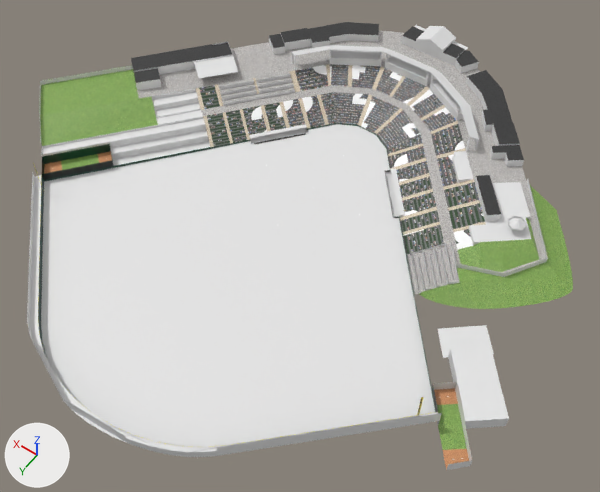
The Blender file lp_frans_stadium/lp_frans_stadium.blend as it was, and as the next commit left it.
Camera for both pictures: a 50 mm camera at (-105.5, 173.9, 208.3) aimed at (-8.5, 38.1, -5.0). Every picture has the same lights, and +X, +Y and +Z are marked at lower left. The older version comes first.

The first picture shows 'Stadium'.
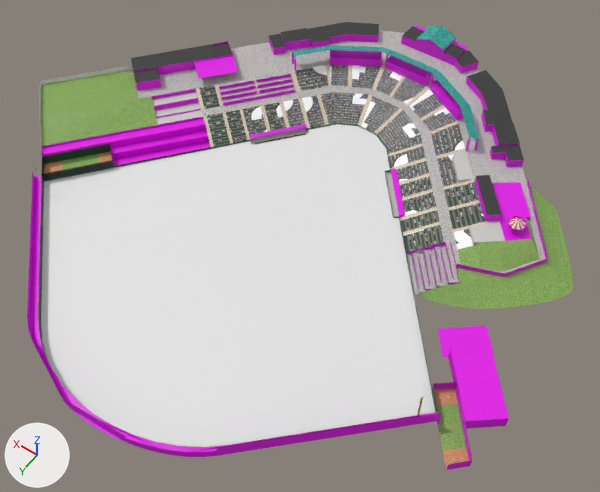
Boxes [x1, y1, x2, y2] around the edits, measured in the pictures (600 x 492 px):
'Stadium', recoloured (white to pink)
    both: [27, 25, 551, 470]
part 1 of me_mesh, reshaped
    before: [436, 216, 526, 288]
    after: [406, 216, 526, 288]
part 2 of me_mesh, recoloured
    both: [152, 92, 505, 291]
part 3 of me_mesh, recoloured
    both: [292, 26, 479, 140]

Edits to the bpy script that builds the scene:
```text
Add img_metal_roof_png:
    img_metal_roof_png = load_image('Metal Roof.png', 'textures/Metal Roof.png', 1536, 1024, 'sRGB')
Add img_red_canvas_png:
    img_red_canvas_png = load_image('Red Canvas.png', 'textures/Red Canvas.png', 1536, 1024, 'sRGB')
Add img_white_canvas_png:
    img_white_canvas_png = load_image('White Canvas.png', 'textures/White Canvas.png', 1536, 1024, 'sRGB')
Change mat_placeholder:
    mat_placeholder.base_color: (0.8, 0.8, 0.8) -> (0.757, 0.000339, 0.8)  # white #e7e7e7 -> pink #e201e7
Add mat_metal_roof:
    mat_metal_roof = principled_material('Metal Roof')
    mat_metal_roof.texture = img_metal_roof_png
Add mat_red_canvas:
    mat_red_canvas = principled_material('Red Canvas')
    mat_red_canvas.texture = img_red_canvas_png
Add mat_white_canvas:
    mat_white_canvas = principled_material('White Canvas')
    mat_white_canvas.texture = img_white_canvas_png
Change me_mesh:
    used by ob_stadium; location = (-51.4, 35.3, 0.0); rotation_euler = (0.0, 0.0, 0.785), in degrees (0, 0, 45)
    remove me_mesh.from_pydata(...)  # 1814 vertices, 943 faces, 11 loose edges; spans x -51.0..116.0, y -120.0..55.0, z -1.0..15.0
    add me_mesh.from_pydata(...)  # 1827 vertices, 956 faces, 12 loose edges; spans x -51.0..116.0, y -120.0..55.0, z -1.0..15.0
    me_mesh part 1
    1 vertex is removed from x -12.0, y -12.0, z 7.0
    21 faces are deleted
    14 vertices are added at x -36.0..1.0, y -17.0..-12.0, z 1.0..10.0
    1 loose edge is added
    1 new face joins them, mat_concrete (picture img_concrete_png)
    16 new faces join them, mat_placeholder (pink #e201e7)
    1 new face joins them, mat_grass (picture img_grass_no_pattern_png)
    8 new faces join them, mat_white_canvas (picture img_white_canvas_png)
    8 new faces join them, mat_red_canvas (picture img_red_canvas_png)
    me_mesh part 2: 66 faces spanning x -29.0..75.0, y -96.0..0.0, z -1.0..8.0 switch from mat_placeholder (white #e7e7e7) to mat_concrete (picture img_concrete_png)
    me_mesh part 3: 25 faces spanning x -39.0..23.0, y -111.0..-49.0, z 12.0..15.0 switch from mat_placeholder (white #e7e7e7) to mat_metal_roof (picture img_metal_roof_png)
    add me_mesh.materials.append(mat_white_canvas)  # picture img_white_canvas_png
    add me_mesh.materials.append(mat_red_canvas)  # picture img_red_canvas_png
```
